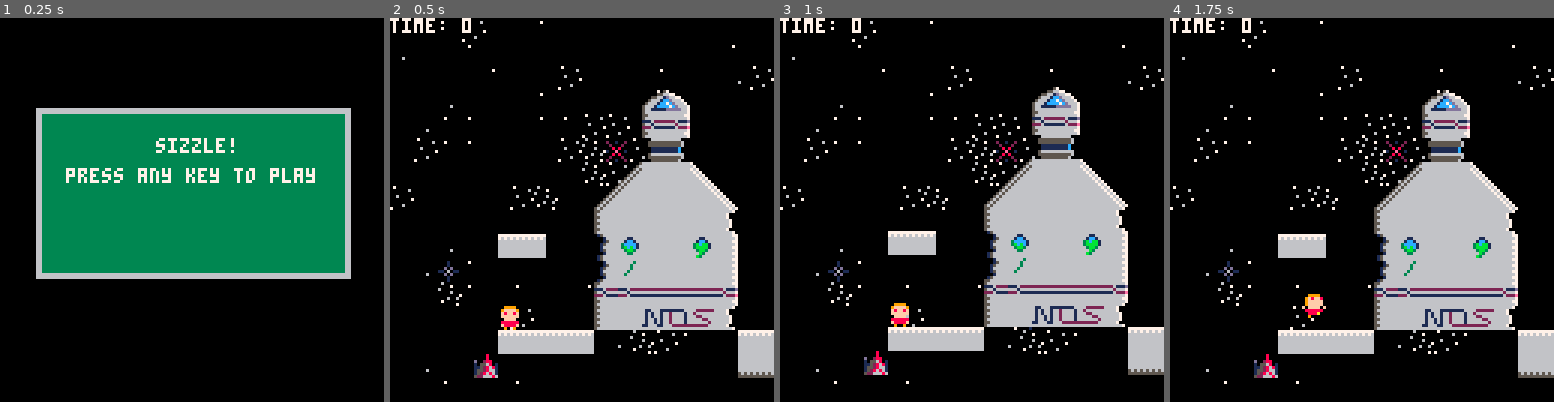
Above: before the commit, frames 1-4 (left to right).
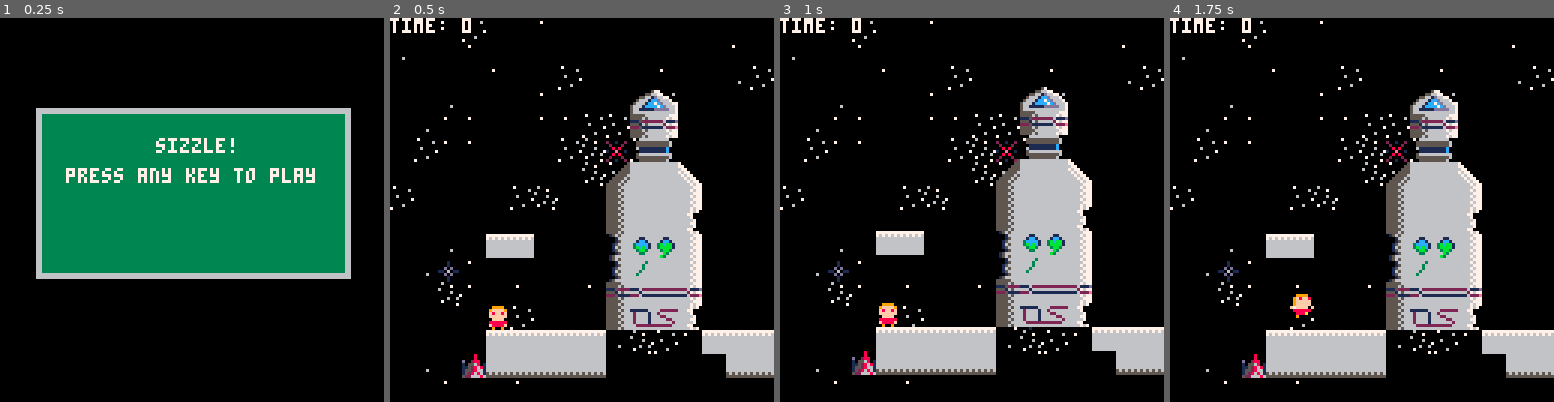
Above: after the commit, the same moments.

Repository: millwardesque/sizzle
Game: PICO-8 cartridge sizzle.p8
Same seed, same stepped clock (60 frames per second), same inputs: the game is played once before the commit and once after it.
Inputs:
- Up to frame 1 (0.25 s): no input
- Up to frame 2 (0.5 s): tap X (X key) at 0.33 s
- Up to frame 3 (1 s): tap O (Z key) at 0.7 s
- Up to frame 4 (1.75 s): tap X (X key) at 1.07 s; hold Right from 1.6 s (still down); tap O (Z key) at 1.7 s

Frame 1 is identical in both runs. In frame 2, 14% of the frame differs, in the area x 18-91%, y 18-94%; in frame 3, 14%; in frame 4, 14%.

Commit message:
Adjusted tiles for space tilesheet.

Diff:
--- a/sizzle.p8
+++ b/sizzle.p8
@@ -1,5 +1,5 @@
 pico-8 cartridge // http://www.pico-8.com
-version 8
+version 14
 __lua__
 g_state = nil
 
@@ -84,8 +84,8 @@
 g_game = nil
 
 --
--- Encapsulates the ingame state
--- @TODO Merge down into g_game manager
+-- encapsulates the ingame state
+-- @todo merge down into g_game manager
 --
 ingame_state = {
 	scene = nil,
@@ -97,18 +97,18 @@
 	enter = function(self)
 		self.scene = {}
 
-		-- Retrieve the player
+		-- retrieve the player
 		self.player = g_game.player
 		add(self.scene, self.player)
 
-		-- Retrieve the tile manager
+		-- retrieve the tile manager
 		self.tile_manager = g_game.tile_manager
 		add(self.scene, self.tile_manager)
 		for tile in all(self.tile_manager.active_tiles) do
 			add(self.scene, tile)
 		end
 
-		-- Retrieve the camera
+		-- retrieve the camera
 		self.main_camera = g_game.main_camera
 		add(self.scene, self.main_camera)
 		self.main_camera.follow_cam.target = self.player
@@ -120,7 +120,7 @@
 	update = function(self)
 		g_game.game_timer += 1
 
-		-- Process input
+		-- process input
 		self.player.vel = make_vec2(0, 0)
 		if not self.player.is_dead then
 			if btn(0) then
@@ -142,13 +142,13 @@
 			end
 		end
 
-		-- @DEBUG Reload the level
+		-- @debug reload the level
 		if btnp(5) then
 			g_game.reload_level(g_game)
 			return
 		end
 
-		-- Update game objects
+		-- update game objects
 		for game_obj in all(self.scene) do
 			if (game_obj.update) then
 				game_obj.update(game_obj)
@@ -177,7 +177,7 @@
 	end,
 
 	draw = function(self)
-		-- Draw game-over window
+		-- draw game-over window
 		camera()
 		clip()
 
@@ -211,7 +211,7 @@
 		camera()
 		clip()
 
-		-- Draw UI window
+		-- draw ui window
 		rectfill(12, 30, 116, 114, 6)
 		rectfill(14, 32, 114, 112, 3)
 		color(7)
@@ -223,7 +223,7 @@
 		print("press any key", 38, print_y)
 		print_y += line_height * 2
 
-		-- @TODO Highlight player's latest score.
+		-- @todo highlight player's latest score.
 		print ("best times for level "..g_game.active_level, 20, print_y)
 		print_y += line_height
 
@@ -255,7 +255,7 @@
 	end,
 
 	draw = function(self)
-		-- Draw game-over window
+		-- draw game-over window
 		camera()
 		clip()
 
@@ -275,12 +275,12 @@
 }
 
 --
--- Create a player
+-- create a player
 --
 function make_player(name, start_x, start_y, sprite, walk_speed, jump_power, jump_duration)
 	local p = make_game_object(name, start_x, start_y)
 
-	-- Physics
+	-- physics
 	p.vel = make_vec2(0, 0)
 	p.old_pos = make_vec2(start_x, start_y)
 	p.jump_power = jump_power
@@ -293,7 +293,7 @@
 	p.is_dead = false
 	p.death_explosion = nil
 
-	-- Animations
+	-- animations
 	local player_anims = {
 		idle = { 1, },
 		walk = { 2, 3 },
@@ -305,10 +305,10 @@
 
 	attach_anim_spr_controller(p, 4, player_anims, "idle", 0)
 
-	-- Game stats
+	-- game stats
 	p.walk_speed = walk_speed
 	attach_renderable(p, sprite)
-	p.renderable.draw_order = 1	-- Draw player after other in-game objects
+	p.renderable.draw_order = 1	-- draw player after other in-game objects
 
 	p.init = function(self)
 		self.vel = make_vec2(0, 0)
@@ -356,7 +356,7 @@
 		self.is_wall_sliding = false
 	end
 
-	-- Update player
+	-- update player
 	p.update = function (self)
 		if self.is_dead then
 			if not self.death_explosion and not is_anim_spr_playing(self.anim_controller) then
@@ -411,7 +411,7 @@
 		update_anim_spr_controller(self.anim_controller, self)
 	end
 
-	-- Updates player physics
+	-- updates player physics
 	p.update_physics = function(self)
 		self.vel += g_physics.gravity
 
@@ -462,7 +462,7 @@
 		self.is_dead = true
 	end
 
-	-- Checks for collisions with the player
+	-- checks for collisions with the player
 	p.check_for_collisions = function(self, collisions, iteration)
 		local max_iterations = 3
 		if iteration > max_iterations then
@@ -471,17 +471,17 @@
 
 		local direction = vec2_normalized(self.vel)
 
-		-- Check if left foot is on ground
+		-- check if left foot is on ground
 		local old_left_foot = self.old_pos + make_vec2(8 * 0.33, 7)
 		local left_foot = self.pos + make_vec2(8 * 0.33, 7)
 		local left_foot_intersection = check_swept_collision(old_left_foot, left_foot)
 
-		-- Check if right foot is on ground
+		-- check if right foot is on ground
 		local old_right_foot = self.old_pos + make_vec2(8 * 0.66, 7)
 		local right_foot = self.pos + make_vec2(8 * 0.66, 7)
 		local right_foot_intersection = check_swept_collision(old_right_foot, right_foot)
 
-		-- Adjust pos to account for the collision
+		-- adjust pos to account for the collision
 		if left_foot_intersection ~= nil then
 			if self.pos.y > left_foot_intersection.pos.y - 8 then
 				self.pos.y = left_foot_intersection.pos.y - 8
@@ -498,17 +498,17 @@
 			end
 		end
 
-		-- Check if left side of head hit the ceiling
+		-- check if left side of head hit the ceiling
 		local old_left_head = self.old_pos + make_vec2(8 * 0.33, 0)
 		local left_head = self.pos + make_vec2(8 * 0.33, 0)
 		local left_head_intersection = check_swept_collision(old_left_head, left_head)
 
-		-- Check if right side of head hit the ceiling
+		-- check if right side of head hit the ceiling
 		local old_right_head = self.old_pos + make_vec2(8 * 0.66, 0)
 		local right_head = self.pos + make_vec2(8 * 0.66, 0)
 		local right_head_intersection = check_swept_collision(old_right_head, right_head)
 
-		-- Adjust pos to account for the collision
+		-- adjust pos to account for the collision
 		if left_head_intersection ~= nil then
 			if self.pos.y < left_head_intersection.pos.y + 8 then
 				self.pos.y = left_head_intersection.pos.y + 8
@@ -523,12 +523,12 @@
 			end
 		end
 
-		-- Check if the left side of the head is against tile
+		-- check if the left side of the head is against tile
 		local old_left_hand = clone_vec2(self.old_pos)
 		local left_hand = clone_vec2(self.pos + make_vec2(0, 8 * 0.5))
 		local left_hand_intersection = check_swept_collision(old_left_hand, left_hand)
 
-		-- Adjust pos to account for the collision
+		-- adjust pos to account for the collision
 		if left_hand_intersection ~= nil then
 			if self.pos.x < left_hand_intersection.pos.x + 8 then
 				self.pos.x = left_hand_intersection.pos.x + 8
@@ -538,12 +538,12 @@
 			end
 		end
 
-		-- Check if the right side of the head is against tile
+		-- check if the right side of the head is against tile
 		local old_right_hand = self.old_pos + make_vec2(7, 0)
 		local right_hand = clone_vec2(self.pos) + make_vec2(7, 8 * 0.5)
 		local right_hand_intersection = check_swept_collision(old_right_hand, right_hand)
 
-		-- Adjust pos to account for the collision
+		-- adjust pos to account for the collision
 		if right_hand_intersection ~= nil then
 			if self.pos.x > right_hand_intersection.pos.x - 8 then
 				self.pos.x = right_hand_intersection.pos.x - 8
@@ -560,7 +560,7 @@
 end
 
 --
--- Check for collisions between a dynamic pos and a the tilemap using a sweeping algorithm
+-- check for collisions between a dynamic pos and a the tilemap using a sweeping algorithm
 --
 function check_swept_collision(old_pos, new_pos)
 	local direction = vec2_normalized(new_pos - old_pos)
@@ -571,7 +571,7 @@
 		if tile ~= nil then
 			-- g_log.log("s: "..vec2_str(sweeper).." tc: "..vec2_str(tile.cell))
 			if tile.type ~= nil then
-				-- g_log.log("COLLISION")
+				-- g_log.log("collision")
 			 	return tile
 			end
 		end
@@ -583,7 +583,7 @@
 
 
 --
--- Creates a timer for a single tile
+-- creates a timer for a single tile
 --
 function make_tile(name, type, cell_x, cell_y, max_duration, cooldown_rate, warmup_rate)
 	local t = make_game_object(name, 0, 0)
@@ -611,7 +611,7 @@
 		elapsed_changed = false
 
 		if self.state == 'idle' then
-			-- Do nothing.
+			-- do nothing.
 		elseif self.state == 'cooldown' then
 			self.elapsed -= self.cooldown_rate
 
@@ -626,11 +626,11 @@
 			if self.elapsed >= self.max_duration then
 				self.set_state(self, 'destroyed')
 			else
-				self.set_state(self, 'cooldown') -- This can be changed to warmup next frame if the tile is activated again
+				self.set_state(self, 'cooldown') -- this can be changed to warmup next frame if the tile is activated again
 			end
 			elapsed_changed = true
 		elseif self.state == 'destroyed' then
-			-- @TODO Destroy tile
+			-- @todo destroy tile
 		end
 
 		if elapsed_changed then
@@ -674,7 +674,7 @@
 end
 
 --
--- Creates a manager for a grid of tiles
+-- creates a manager for a grid of tiles
 function make_tile_manager(start_x, start_y, width, height)
 	local tm = make_game_object("tile manager", start_x, start_y)
 	tm.tiles = {}
@@ -688,10 +688,10 @@
 	tm.active_tiles = {}
 
 	tm.init = function(self)
-		-- Reset any modified tiles from a previous session
+		-- reset any modified tiles from a previous session
 		self.reset(self)
 
-		-- Populate the tiles for collidable tiles
+		-- populate the tiles for collidable tiles
 		self.tiles = {}
 		self.active_tiles = {}
 
@@ -705,7 +705,7 @@
 					add(self.tiles[x + 1], make_tile("tile-"..cell_x.."-"..cell_y, tiletype, cell_x, cell_y, self.tile_timer_duration, self.cooldown_rate, self.warmup_rate))
 					add(self.active_tiles, self.tiles[x + 1][y + 1])
 				else
-					add(self.tiles[x + 1], 0) -- Can't add nil to a table for some reason.
+					add(self.tiles[x + 1], 0) -- can't add nil to a table for some reason.
 				end
 			end
 		end
@@ -755,7 +755,7 @@
 end
 
 --
--- Gets the map tile at a pixel pos
+-- gets the map tile at a pixel pos
 --
 function get_map_tile_at_pos(pos)
 	if pos.x < 0 or pos.y < 0 then
@@ -787,7 +787,7 @@
 end
 
 --
--- Converts a worldspace pos to map cell coords
+-- converts a worldspace pos to map cell coords
 --
 function pos_to_cell(pos)
 	local cell_x = flr(pos.x / 8)
@@ -797,7 +797,7 @@
 end
 
 --
--- Converts map cell coords to a worldspace pos
+-- converts map cell coords to a worldspace pos
 --
 function cell_to_pos(x, y)
 	local world_x = x * 8
@@ -807,7 +807,7 @@
 end
 
 --
--- Records a new time in the best-times list.
+-- records a new time in the best-times list.
 --
 function record_time(level, new_time, player_name)
 	local new_best_times = {}
@@ -840,7 +840,7 @@
 end
 
 --
--- Makes a game manager
+-- makes a game manager
 --
 function make_game(levels)
 	g = {
@@ -874,11 +874,11 @@
 		self.active_level = level_index
 
 		self.main_camera = make_camera("main", 0, 0, 0, 0, 128, 128)
-		attach_follow_camera(self.main_camera, 56, 80, nil)
+		attach_follow_camera(self.main_camera, 64, 80, nil)
 
 		g_physics.init(g_physics, make_vec2(0, 2.75))
 
-		-- Create the tiles
+		-- create the tiles
 		if self.tile_manager ~= nil then
 			self.tile_manager.reset(self.tile_manager)
 		end
@@ -919,7 +919,7 @@
 end
 
 --
--- Sets the active game state
+-- sets the active game state
 --
 function set_game_state(game_state)
 	if g_state ~= nil and g_state.exit then
@@ -934,7 +934,7 @@
 end
 
 --
--- Particle system.
+-- particle system.
 --
 function make_particle_system(name, pos, sprite, animation, lifespan, particle_count, particle_speed)
 	local game_obj = make_game_object(name, pos.x, pos.y)
@@ -986,7 +986,7 @@
 end
 
 --
--- Game Object
+-- game object
 --
 function make_game_object(name, pos_x, pos_y)
 	local go = {
@@ -997,7 +997,7 @@
 end
 
 --
--- Renderable maker.
+-- renderable maker.
 --
 function attach_renderable(game_obj, sprite)
 	local r = {
@@ -1011,33 +1011,33 @@
 		palette = nil
 	}
 
-	-- Default rendering function
+	-- default rendering function
 	r.render = function(self, pos)
 
-		-- Set the palette
+		-- set the palette
 		if (self.palette) then
-			-- Set colours
+			-- set colours
 			for i = 0, 15 do
 				pal(i, self.palette[i + 1])
 			end
 
-			-- Set transparencies
+			-- set transparencies
 			for i = 17, #self.palette do
 				palt(self.palette[i], true)
 			end
 		end
 
-		-- Draw
+		-- draw
 		spr(self.sprite, pos.x, pos.y, self.sprite_width, self.sprite_height, self.flip_x, self.flip_y)
 
-		-- Reset the palette
+		-- reset the palette
 		if (self.palette) then
 			pal()
 			palt()
 		end
 	end
 
-	-- Save the default render function in case the object wants to use it in an overridden render function.
+	-- save the default render function in case the object wants to use it in an overridden render function.
 	r.default_render = r.render
 
 	game_obj.renderable = r;
@@ -1045,15 +1045,15 @@
 end
 
 --
--- Renderer subsystem
+-- renderer subsystem
 --
 g_renderer = {}
 
 --
--- Main render pipeline
+-- main render pipeline
 --
 g_renderer.render = function()
-	-- Collect renderables
+	-- collect renderables
 	local renderables = {};
 	for game_obj in all(g_state.scene) do
 		if (game_obj.renderable) then
@@ -1061,10 +1061,10 @@
 		end
 	end
 
-	-- Sort by draw-order
+	-- sort by draw-order
 	quicksort_draw_order(renderables)
 
-	-- Draw the scene
+	-- draw the scene
 	camera_draw_start(g_state.main_camera)
 
 	if g_state == ingame_state then
@@ -1087,14 +1087,14 @@
 end
 
 --
--- Sort a renderable array by draw-order
+-- sort a renderable array by draw-order
 --
 function quicksort_draw_order(list)
 	quicksort_draw_order_helper(list, 1, #list)
 end
 
 --
--- Helper function for sorting renderables by draw-order
+-- helper function for sorting renderables by draw-order
 function quicksort_draw_order_helper(list, low, high)
 	if (low < high) then
 		local p = quicksort_draw_order_partition(list, low, high)
@@ -1104,7 +1104,7 @@
 end
 
 --
--- Partition a renderable list by draw_order
+-- partition a renderable list by draw_order
 --
 function quicksort_draw_order_partition(list, low, high)
 	local pivot = list[high]
@@ -1129,7 +1129,7 @@
 end
 
 --
--- Camera
+-- camera
 --
 function make_camera(name, pos_x, pos_y, draw_x, draw_y, draw_width, draw_height)
 	local c = make_game_object(name, pos_x, pos_y)
@@ -1159,7 +1159,7 @@
 end
 
 --
--- Camera that can follow a target
+-- camera that can follow a target
 --
 function attach_follow_camera(cam, bounds_width, bounds_height, target)
 	cam.follow_cam = {
@@ -1170,7 +1170,7 @@
 
 	cam.update = function(self)
 		if self.follow_cam.target ~= nil then
-			-- @TODO Apply to center of target
+			-- @todo apply to center of target
 
 			local follow = self.follow_cam
 			local target = follow.target
@@ -1178,7 +1178,7 @@
 			local cam_center = self.pos.x + flr(self.cam.draw_width / 2)
 			local left_bound = cam_center - flr(follow.bounds_width / 2)
 			local right_bound = cam_center + flr(follow.bounds_width / 2)
-			g_log.syslog("TP: "..vec2_str(target.pos).." LB: "..left_bound.." RB: "..right_bound)
+			g_log.syslog("tp: "..vec2_str(target.pos).." lb: "..left_bound.." rb: "..right_bound)
 
 			if target.pos.x < left_bound then
 				self.pos.x -= (left_bound - target.pos.x)
@@ -1198,7 +1198,7 @@
 end
 
 --
--- Animated sprite controller
+-- animated sprite controller
 --
 function attach_anim_spr_controller(game_obj, frames_per_cell, animations, start_anim, start_frame_offset)
 	game_obj.anim_controller = {
@@ -1252,7 +1252,7 @@
 end
 
 --
--- Physics
+-- physics
 --
 g_physics = {
 	gravity = nil,
@@ -1264,7 +1264,7 @@
 
 
 --
--- 2d Vector
+-- 2d vector
 --
 local vec2_meta = {}
 function vec2_meta.__add(a, b)
@@ -1320,7 +1320,7 @@
 end
 
 --
--- Logger
+-- logger
 --
 g_log = {
 	show_debug = false,
@@ -1328,7 +1328,7 @@
 }
 
 --
--- Logs a message
+-- logs a message
 --
 g_log.log = function(message)
 	add(g_log.log_data, message)
@@ -1339,7 +1339,7 @@
 end
 
 --
--- Renders the log
+-- renders the log
 --
 g_log.render = function()
 	if (g_log.show_debug) then
@@ -1351,14 +1351,14 @@
 end
 
 --
--- Clears the log
+-- clears the log
 --
 g_log.clear = function()
 	g_log.log_data = {}
 end
 
 --
--- Global init function.
+-- global init function.
 --
 function _init()
 	g_game = make_game(g_levels)
@@ -1368,18 +1368,18 @@
 end
 
 --
--- Global update function
+-- global update function
 --
 function _update()
 	if g_state ~= nil then
 		g_state.update(g_state)
 	end
 
-	g_log.log("Mem: "..stat(0).." CPU: "..stat(1))
-end
-
---
--- Global draw function
+	g_log.log("mem: "..stat(0).." cpu: "..stat(1))
+end
+
+--
+-- global draw function
 --
 function _draw()
 	cls()
@@ -1388,7 +1388,7 @@
 		g_state.draw(g_state)
 	end
 
-	-- Draw debug log
+	-- draw debug log
 	g_log.render()
 	g_log.clear()
 end
@@ -1534,14 +1534,14 @@
 0000000000000000000000000000000000000000000000000000000000000000001000000000000000000000000000555600000000000000000000000000000000000000000000000000000000000000000000000000000000000000000000000000000000000000000000000000000000000000000000000000000000000000
 0000000000000000000000000000000014000000000000141400000000000000000000000000000000000000000000777800000000000000000000000000000000000000000000000000000000000000000000000000000000000000000000000000000000000000000000000000000000000000000000000000000000000000
 0000000000000000000000000000000014000000000000141400000010100000000000001010000000000000000071404072000000000000000000000000000000000000000000000000000000000000000000000000000000000000000000000000000000000000000000000000000000000000000000000000000000000000
-1400000000000000000000000013000014000000130000141400000000000000000000000000000000000000007170404074720000000000000000000000000000000000000000000000000000000000000000000000000000000000000000000000000000000000000000000000000000000000000000000000000000000000
-1400000000000014140000000014000014000000000000141400000000000000100000000000000000000000006140404040490000000000000000006566000000000000000000000000000000000000000000000000000000000000000000000000000000000000000000000000000000000000000000000000000000000000
-1400000000231010101000000014000014000000000000141400000000000000000000000000000000464600004844404045620000000000000000007576000000000000000000000000000000000000000000000000000000000000000000000000000000000000000000000000000000000000000000000000000000000000
-1400000000000000000000000014000014000000000000141400000000000000000010000000000000000000004860404040620000000000000000000000000000000000000000000000000000000000000000000000000000000000000000000000000000000000000000000000000000000000000000000000000000000000
-1400000000000010000000001014000014000000000000141400000000000010100000000000000000000000005551545454560000007146467200212121210000000000000000000000000000000000000000000000000000000000000000000000000000000000000000000000000000000000000000000000000000000000
-1400101000000010100000001014000014000000000010141400000010100000000000000000000000000000006140414243490000006147476200000000000000000000000000000000000000000000000000000000000000000000000000000000000000000000000000000000000000000000000000000000000000000000
-1400101010101010101010101014000014100000001010141414140000000000000000000000001400464646460000000000004646467040406200000000000000000000000000000000000000000000000000000000000000000000000000000000000000000000000000000000000000000000000000000000000000000000
-2021202021212120202121212020000020212121212121212121212121212121212121212121212121000000000000000000005757575757576700000000000000000000000000000000000000000000000000000000000000000000000000000000000000000000000000000000000000000000000000000000000000000000
+1400000000000000000000000013000014000000130000141400000000000000000000000000000000000000000061404062000000000000000000000000000000000000000000000000000000000000000000000000000000000000000000000000000000000000000000000000000000000000000000000000000000000000
+1400000000000014140000000014000014000000000000141400000000000000100000000000000000000000000061404049000000000000000000006566000000000000000000000000000000000000000000000000000000000000000000000000000000000000000000000000000000000000000000000000000000000000
+1400000000231010101000000014000014000000000000141400000000000000000000000000000000464600000048444562000000000000000000007576000000000000000000000000000000000000000000000000000000000000000000000000000000000000000000000000000000000000000000000000000000000000
+1400000000000000000000000014000014000000000000141400000000000000000010000000000000000000000048604062000000000000000000000000000000000000000000000000000000000000000000000000000000000000000000000000000000000000000000000000000000000000000000000000000000000000
+1400000000000010000000001014000014000000000000141400000000000010100000000000000000000000000055515456000000007146467200212121210000000000000000000000000000000000000000000000000000000000000000000000000000000000000000000000000000000000000000000000000000000000
+1400101000000010100000001014000014000000000010141400000010100000000000000000000000000000000061424349000000006147476200000000000000000000000000000000000000000000000000000000000000000000000000000000000000000000000000000000000000000000000000000000000000000000
+1400101010101010101010101014000014100000001010141414140000000000000000000000001400464646464600000000464646467040406200000000000000000000000000000000000000000000000000000000000000000000000000000000000000000000000000000000000000000000000000000000000000000000
+2021202021212120202121212020000020212121212121212121212121212121212121212121212121575757575700000000005757575757576700000000000000000000000000000000000000000000000000000000000000000000000000000000000000000000000000000000000000000000000000000000000000000000
 1b1b1b151b00181b000000000000000000000000000000000000000000000000000000000000000000000000000000000000000000000000000000000000000000000000000000000000000000000000000000000000000000000000000000000000000000000000000000000000000000000000000000000000000000000000
 191b1b181b00001b000000000000180000000000000000000000000000000000000000000000000000000000000000000000000000000000000000000000000000000000000000000000000000000000000000000000000000000000000000000000000000000000000000000000000000000000000000000000000000000000
 1b1b1b0018000015000000180000191500000000000000000000000000000000000000000000000000000000000000000000000000000000000000000000000000000000000000000000000000000000000000000000000000000000000000000000000000000000000000000000000000000000000000000000000000000000
Not shown, changed: 28 lines of the sprite sheet (__gfx__) section of sizzle.p8
Not shown, changed: readme.md
